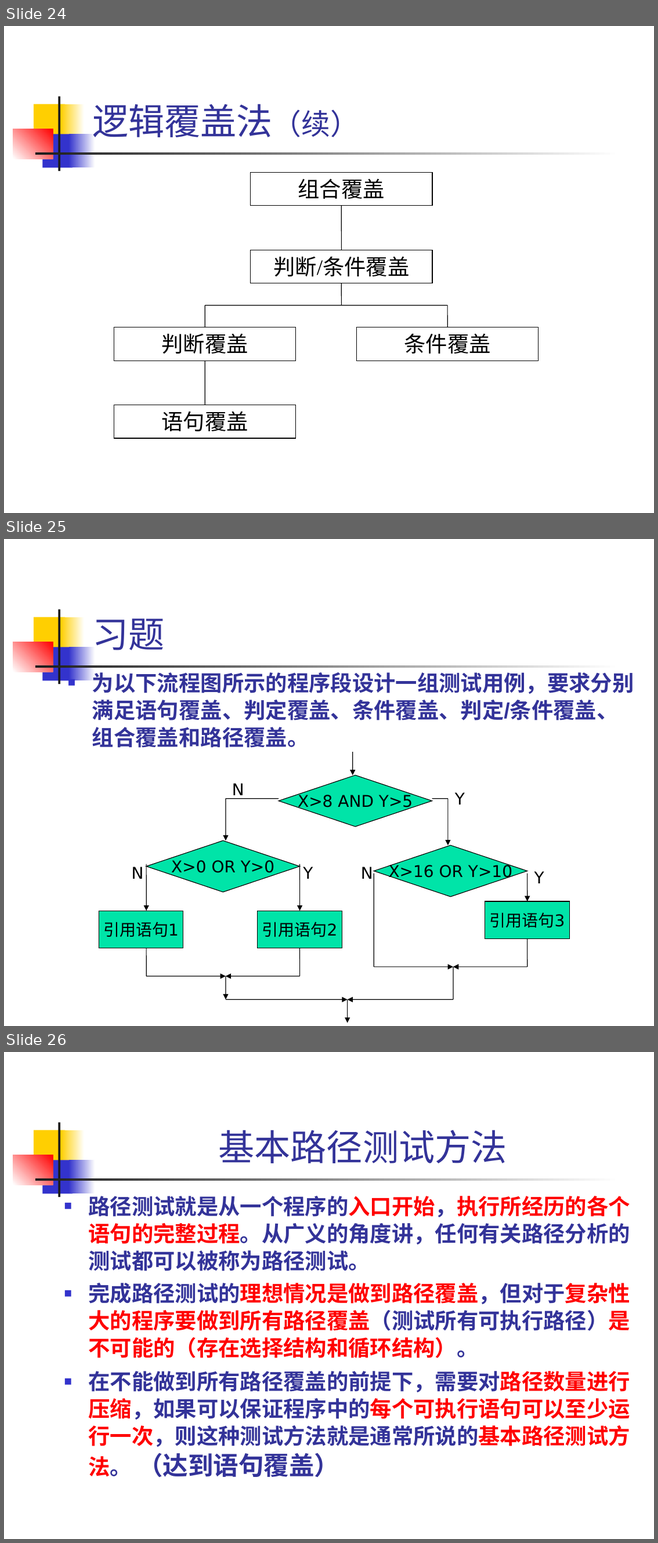
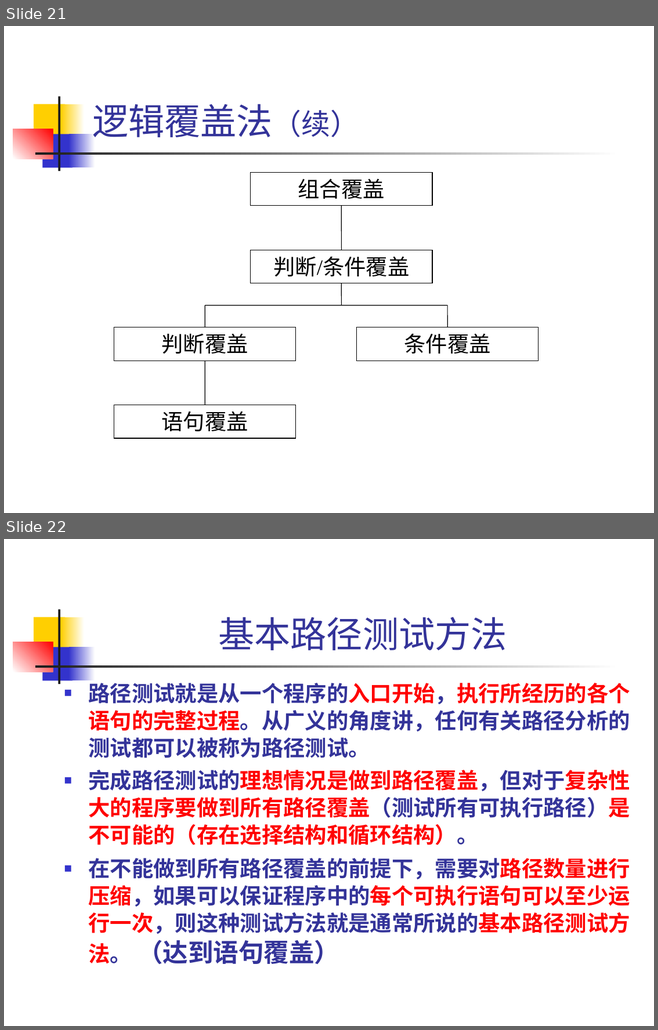
Before and after one commit to 1-518/Three-Kindoms, a slide deck: 白盒黑盒/白盒测试技术/白盒测试技术.ppt. Shown one above the other, each under a label of ours: slides 24, 25 and 26 before the commit, slides 21 and 22 after it. The pictures are 658x1543 and 658x1030 pixels, drawn with LibreOffice and Linux fonts; fonts in the diff are those of the drawing. Boxes give left, top, right and bottom in pixels: in the first picture for what was removed or moved away, otherwise in the second. Text is boxed around its words. In the diff, an @@ line names an element or a change of style, - is before the commit and + after.

```diff
--- a/白盒黑盒/白盒测试技术/白盒测试技术.ppt
+++ b/白盒黑盒/白盒测试技术/白盒测试技术.ppt
@@ slide 25 removed at box(4, 539, 654, 1026), background #FFFFFF; not listed: 7 template elements that a slide beside it also shows @@
@@ title removed at box(92, 618, 164, 650) @@
-习题
@@ text removed at box(92, 672, 633, 748) @@
-■ 为以下流程图所示的程序段设计一组测试用例，要求分别满足语句覆盖、判定覆盖、条件覆盖、判定/条件覆盖、组合覆盖和路径覆盖。
@@ group removed at box(99, 752, 569, 1023): 14 arrows, 7 lines, 6 texts, 3 diamonds, 3 rectangles @@
-X>8 AND Y>5
-X>0 OR Y>0
-引用语句1
-引用语句2
-N
-Y
-N
-Y
-X>16 OR Y>10
-引用语句3
-N
-Y
@@ what was slide 24 is now slide 21 @@
@@ what was slide 26 is now slide 22 @@
```
Also in this commit, not shown: 2 slides changed, 3 other slides removed, 1 other file.
